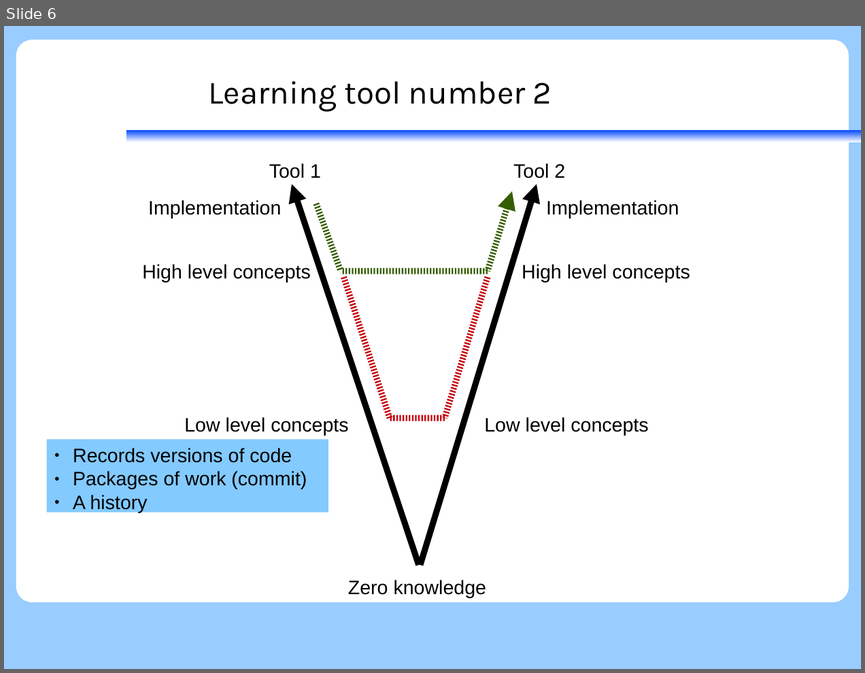
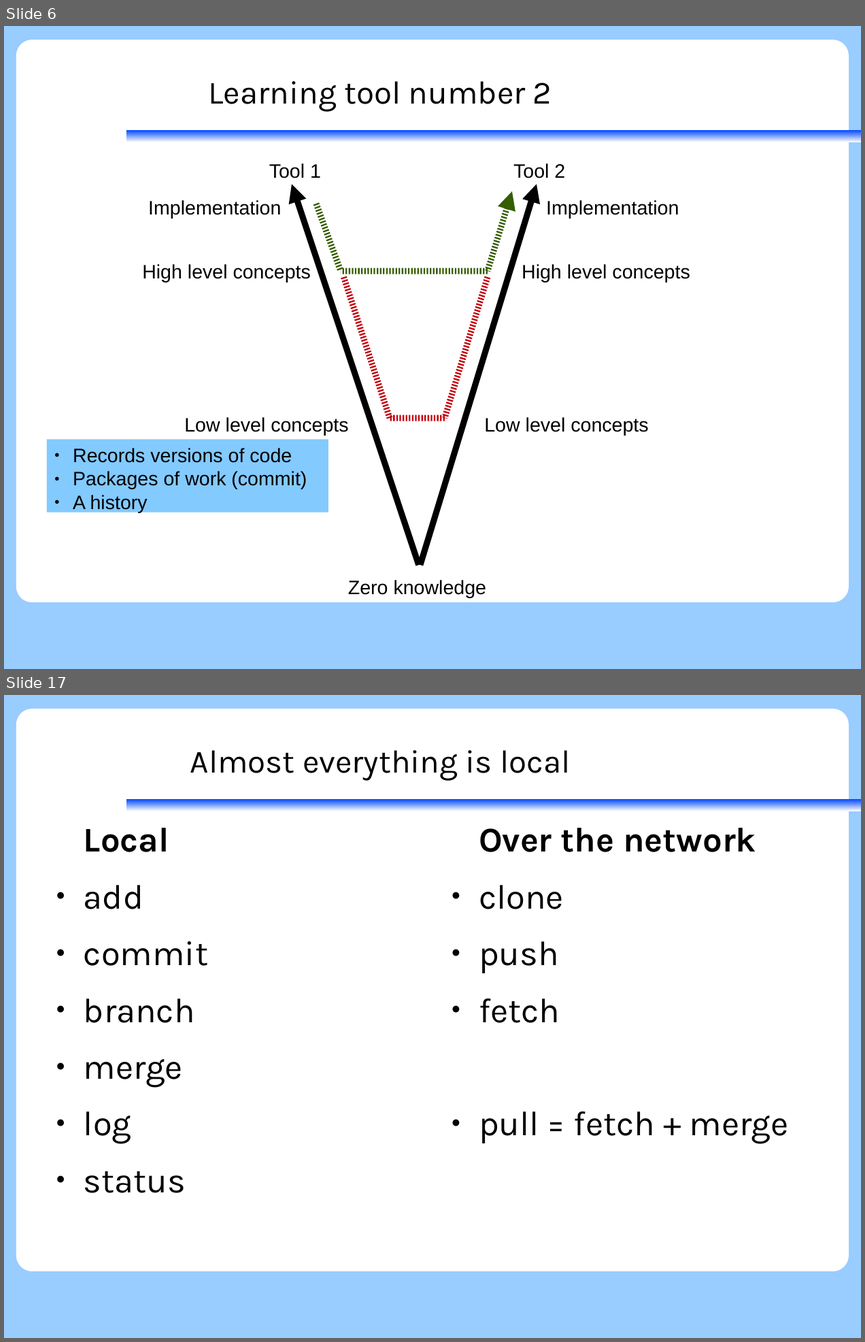
Before and after one commit to KennethNielsen/presentations, a slide deck: git/git.odp. Shown one above the other, each under a label of ours: slide 6 before the commit, slides 6 and 17 after it; the slides between them are not shown. The pictures are 865x673 and 865x1342 pixels, drawn with LibreOffice and Linux fonts; fonts in the diff are those of the drawing; background and template pictures are left out. Boxes give left, top, right and bottom in pixels: in the first picture for what was removed or moved away, otherwise in the second. Text is boxed around its words. In the diff, an @@ line names an element or a change of style, - is before the commit and + after.

Commit message:
Network part of git

```diff
--- a/git/git.odp
+++ b/git/git.odp
@@ slide 17 added at [4, 695, 861, 1338], background #99CCFF; not listed: 2 template elements that a slide beside it also shows @@
@@ title added at [190, 750, 570, 780], 30 pt, text #000000 @@
+Almost everything is local
@@ text added at [84, 828, 208, 1193], 32 pt, text #000000 @@
+Local
+● add
+● commit
+● branch
+● merge
+● log
+● status
@@ text added at [479, 828, 789, 1144], 32 pt, text #000000 @@
+Over the network
+● clone
+● push
+● fetch
+● pull = fetch + merge
```
Also in this commit, not shown: 4 slides changed, 8 other slides added, 1 slide removed.
